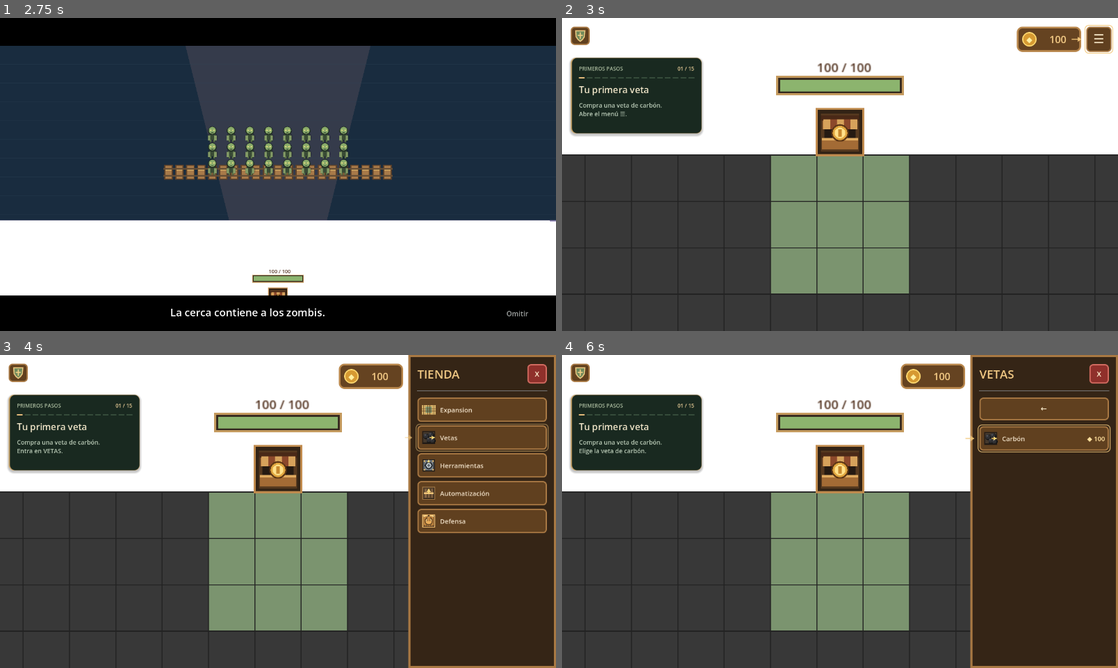
Above: before the commit, frames 1-4 (two rows, left to right).
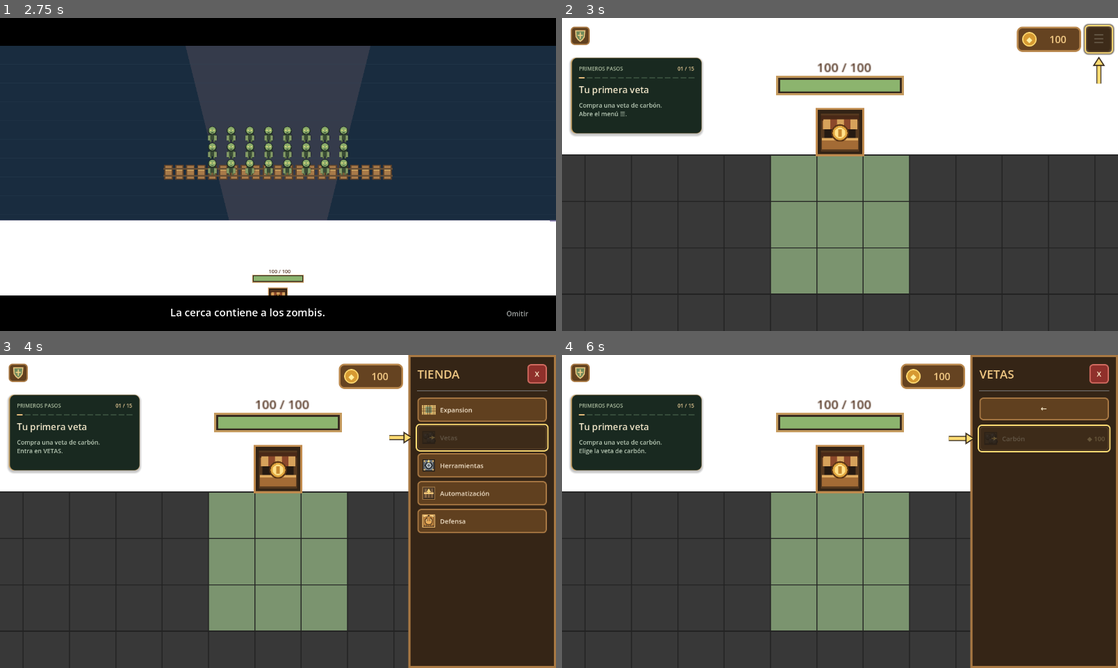
Above: after the commit, the same moments.

Repository: Therix13/MinerZombier
Game: Godot game, scene res://main.tscn
The game is run twice, just before and just after one commit, with the same random seed, the same clock (stepped at 60 frames per second) and the same inputs.
Inputs (mouse positions are in pixels of both pictures, inside the frame that each line leads up to):
- Up to frame 1 (2.75 s): click "NUEVA PARTIDA" at 0.5 s; click "ACTIVAR CLIC AUTOMÁTICO" at 1.25 s; tap Enter at 2 s; move the mouse to (400, 158) at 2.02 s; tap Backspace at 2.1 s; click (400, 158) at 2.17 s
- Up to frame 2 (3 s): click "Omitir" at 2.75 s
- Up to frame 3 (4 s): click "☰" at 3.5 s
- Up to frame 4 (6 s): click (1045, 411) at 4.27 s; click "←" at 5 s; click (1045, 436) at 5.77 s

Frame 1 is identical in both runs. In frame 2, 0.6% of the frame differs, in the area x 91-100%, y 1-22%; in frame 3, 2.1%; in frame 4, 2.1%, in the area x 69-99%, y 22-32%.

Commit message:
Allow moving supplied blueprints and strengthen tutorial arrows

Diff:
--- a/Scripts/construction_manager.gd
+++ b/Scripts/construction_manager.gd
@@ -35,6 +35,22 @@
 func place(cell: Vector2i, item: String, direction: int, price: int) -> bool:
 	if not has_recipe(item) or not game.get_node("WorldInteractions").can_place_item(cell, item): return false
 	plans[cell] = {"item": item, "direction": posmod(direction, 4), "paid": maxi(price, 0), "delivered": {}}
+	changed.emit()
+	return true
+
+func can_move(source: Vector2i, destination: Vector2i) -> bool:
+	if not plans.has(source) or game.get("cycle").is_night or not game.get_node("WorldInteractions").phase_allows(): return false
+	return source == destination or game.get_node("WorldInteractions").can_place_item(destination,str(plans[source]["item"]))
+
+func move_plan(source: Vector2i, destination: Vector2i, direction: int = -1) -> bool:
+	if not can_move(source,destination): return false
+	var data: Dictionary = plans[source]
+	plans.erase(source)
+	if direction >= 0: data["direction"] = posmod(direction,4)
+	plans[destination] = data
+	var inspector: Node = game.get_node_or_null("ToolInspector")
+	if inspector != null and inspector.kind == "blueprint" and inspector.cell == source:
+		inspector.cell = destination
 	changed.emit()
 	return true
 
@@ -84,33 +100,42 @@
 	changed.emit()
 	return true
 
+func _process(_delta: float) -> void:
+	if game != null and game.get("dragging_object") and game.get("held_object_type") == "blueprint": queue_redraw()
+
 func _draw() -> void:
 	if game == null: return
 	var grid: RefCounted = game.get("grid")
+	var dragging: bool = game.get("dragging_object") and game.get("held_object_type") == "blueprint"
+	var held: Vector2i = game.get("held_object_cell")
 	for cell: Vector2i in plans:
-		var rect: Rect2 = grid.get_cell_rect(cell).grow(-2)
-		var center: Vector2 = rect.get_center()
-		draw_rect(rect, Color("#224b7099"))
-		draw_rect(rect, Color("#8ed7fa"), false, 1.5)
-		for offset in [-10, 0, 10]:
-			draw_line(center + Vector2(-20, offset), center + Vector2(20, offset), Color("#84cbf33a"), 1)
-			draw_line(center + Vector2(offset, -20), center + Vector2(offset, 20), Color("#84cbf33a"), 1)
-		var item: String = plans[cell]["item"]
-		var direction: int = int(plans[cell]["direction"])
-		var key: String = "%s:%d" % [item, direction]
-		if item == "furnace": key = "furnace:%d:0" % direction
-		elif item in ["straight", "corner_right", "corner_left", "junction"]: key = "belt:%s:%d" % [item,direction]
-		if item == "launcher":
-			game.get("renderer").draw_launcher_on(self, center, {"ammo": []}, true)
-			draw_rect(rect,Color("#4d9bde88"))
-		elif item == "saw":
-			preload("res://Scripts/saw_manager.gd").draw_machine(self,center,{"direction":direction})
-			draw_rect(rect,Color("#4d9bde88"))
-		elif ArtAtlas.prepare() and ArtAtlas.regions.has(key):
-			draw_texture_rect_region(ArtAtlas.texture, Rect2(center - Vector2(28,28), Vector2(56,56)), ArtAtlas.regions[key], Color(0.55,0.8,1,0.65))
-		var total: int = 0
-		var delivered: int = 0
-		for material: String in RECIPES[item]:
-			total += int(RECIPES[item][material])
-			delivered += int(plans[cell]["delivered"].get(material, 0))
-		draw_string(ThemeDB.fallback_font, center + Vector2(-12, 19), "%d/%d" % [delivered, total], HORIZONTAL_ALIGNMENT_LEFT, -1, 10, Color("#c4edff"))
+		if dragging and cell == held: continue
+		draw_plan(grid.get_cell_rect(cell).get_center(),plans[cell])
+	if dragging and plans.has(held): draw_plan(game.get("drag_world_position"),plans[held])
+
+func draw_plan(center: Vector2, data: Dictionary) -> void:
+	var rect := Rect2(center - Vector2(22,22),Vector2(44,44))
+	draw_rect(rect, Color("#224b7099"))
+	draw_rect(rect, Color("#8ed7fa"), false, 1.5)
+	for offset in [-10, 0, 10]:
+		draw_line(center + Vector2(-20, offset), center + Vector2(20, offset), Color("#84cbf33a"), 1)
+		draw_line(center + Vector2(offset, -20), center + Vector2(offset, 20), Color("#84cbf33a"), 1)
+	var item: String = data["item"]
+	var direction: int = int(data["direction"])
+	var key: String = "%s:%d" % [item, direction]
+	if item == "furnace": key = "furnace:%d:0" % direction
+	elif item in ["straight", "corner_right", "corner_left", "junction"]: key = "belt:%s:%d" % [item,direction]
+	if item == "launcher":
+		game.get("renderer").draw_launcher_on(self, center, {"ammo": []}, true)
+		draw_rect(rect,Color("#4d9bde88"))
+	elif item == "saw":
+		preload("res://Scripts/saw_manager.gd").draw_machine(self,center,{"direction":direction})
+		draw_rect(rect,Color("#4d9bde88"))
+	elif ArtAtlas.prepare() and ArtAtlas.regions.has(key):
+		draw_texture_rect_region(ArtAtlas.texture, Rect2(center - Vector2(28,28), Vector2(56,56)), ArtAtlas.regions[key], Color(0.55,0.8,1,0.65))
+	var total: int = 0
+	var delivered: int = 0
+	for material: String in RECIPES[item]:
+		total += int(RECIPES[item][material])
+		delivered += int(data["delivered"].get(material, 0))
+	draw_string(ThemeDB.fallback_font, center + Vector2(-12, 19), "%d/%d" % [delivered, total], HORIZONTAL_ALIGNMENT_LEFT, -1, 10, Color("#c4edff"))
--- a/Scripts/tutorial_guide.gd
+++ b/Scripts/tutorial_guide.gd
@@ -210,10 +210,7 @@
 		var destination: Vector2 = cycle.grid.get_cell_rect(cells[1]).get_center()
 		var direction: Vector2 = (destination - source).normalized()
 		var end: Vector2 = destination - direction * 15.0
-		var color := Color(0.94, 0.78, 0.47, glow)
-		draw_line(source + direction * 15.0, end, color, 1.5, true)
-		draw_line(end, end - direction.rotated(0.55) * 8.0, color, 1.5, true)
-		draw_line(end, end - direction.rotated(-0.55) * 8.0, color, 1.5, true)
+		GuidePointer.draw_arrow(self,source + direction * 12.0,end,Color("#ffdc73"),3.5,10.0)
 
 func draw_mining_click(cell: Vector2i) -> void:
 	var rect: Rect2 = cycle.grid.get_cell_rect(cell)
@@ -238,17 +235,36 @@
 		mouse_filter = Control.MOUSE_FILTER_IGNORE
 		z_index = 100
 		outline.bg_color = Color.TRANSPARENT
-		outline.set_border_width_all(2)
+		outline.set_border_width_all(3)
+		outline.shadow_color = Color("#302417bb")
+		outline.shadow_size = 4
 		outline.set_corner_radius_all(9)
 
 	func _draw() -> void:
 		if not is_instance_valid(target) or not target.is_visible_in_tree(): return
 		var transform: Transform2D = get_global_transform_with_canvas().affine_inverse() * target.get_global_transform_with_canvas()
 		var rect: Rect2 = (transform * Rect2(Vector2.ZERO, target.size)).grow(4.0)
-		var color := Color(0.95, 0.78, 0.47, 0.75 + 0.25 * sin(pulse * 4.0))
+		var color := Color("#ffdc73")
 		outline.border_color = color
 		draw_style_box(outline, rect)
-		var tip := Vector2(rect.position.x - 7.0, rect.get_center().y)
-		var tail: Vector2 = tip - Vector2(20.0 + 3.0 * sin(pulse * 4.0), 0)
-		draw_line(tail, tip - Vector2(4, 0), color, 2.0, true)
-		draw_colored_polygon(PackedVector2Array([tip, tip - Vector2(9, 6), tip - Vector2(9, -6)]), color)
+		var travel: float = 56.0 + 5.0 * sin(pulse * 4.0)
+		var tip := Vector2(rect.position.x - 9.0,rect.get_center().y)
+		var tail: Vector2 = tip - Vector2(travel,0)
+		# Header buttons get an upward arrow below them, clear of the money counter.
+		if rect.position.y < 95 and rect.size.y < 90:
+			tip = Vector2(rect.get_center().x,rect.end.y + 9)
+			tail = tip + Vector2(0,travel)
+		draw_arrow(self,tail,tip,color,7.0,18.0)
+
+	static func draw_arrow(canvas: CanvasItem, tail: Vector2, tip: Vector2, color: Color, width: float, head_size: float) -> void:
+		var distance: float = tail.distance_to(tip)
+		if distance < 1: return
+		var direction: Vector2 = (tip-tail) / distance
+		var head: float = minf(head_size,distance * 0.55)
+		var base: Vector2 = tip - direction * head
+		var side: Vector2 = direction.orthogonal() * head * 0.65
+		var dark := Color("#302417")
+		canvas.draw_line(tail,base,dark,width+4,true)
+		canvas.draw_line(tail,base,color,width,true)
+		canvas.draw_colored_polygon(PackedVector2Array([tip,base+side,base-side]),color)
+		canvas.draw_polyline(PackedVector2Array([tip,base+side,base-side,tip]),dark,2.5,true)
--- a/Scripts/world_interactions.gd
+++ b/Scripts/world_interactions.gd
@@ -83,6 +83,7 @@
 	if not phase_allows() or (not grid.owned_tiles.has(source) and not grid.defense_tiles.has(source)) or not has_kind(source, kind) or not game.get("cycle").allows_interaction(kind, source, destination, true):
 		return false
 	if destination == grid.sale_cell and kind != "nugget": return can_sell(kind, source)
+	if kind == "blueprint": return game.get_node("Construction").can_move(source,destination)
 	if game.get_node("Construction").plans.has(source): return false
 	if game.get_node("Construction").plans.has(destination):
 		return kind == "nugget" and game.get_node("Construction").can_receive(destination, game.get("mining").nugget_type(source))
@@ -195,6 +196,7 @@
 func drop(kind: String, source: Vector2i, destination: Vector2i, direction: int = -1) -> bool:
 	if not can_drop(kind, source, destination):
 		return false
+	if kind == "blueprint": return game.get_node("Construction").move_plan(source,destination,direction)
 	if destination == grid.sale_cell and kind != "nugget": return sell(kind, source)
 	var mining: RefCounted = game.get("mining")
 	var launchers: RefCounted = game.get("launchers")
@@ -273,6 +275,7 @@
 	game.redraw_world()
 	game.get_node("Compactors").queue_redraw()
 	game.get_node("Furnaces").queue_redraw()
+	game.get_node("Construction").queue_redraw()
 
 func placement_active() -> bool:
 	return placing_saw or placing_iron or placing_gold or placing_furnace or not placing_resource.is_empty() or game.get("placing_coal") or game.get("placing_brass") or game.get("placing_belt") or game.get("placing_drill") or game.get("placing_launcher") or game.get_node("Compactors").placing
@@ -533,6 +536,6 @@
 		game.set("placement_direction", int(data["belt"]["direction"]))
 	elif kind == "drill":
 		game.set("placement_direction", int(data["drill"]))
-	elif kind in ["compactor", "furnace", "saw"]:
+	elif kind in ["compactor", "furnace", "saw", "blueprint"]:
 		game.set("placement_direction", int(data[kind].get("direction", 0)))
 	get_viewport().set_input_as_handled()
--- /dev/null
+++ b/tests/blueprint_move.gd
@@ -0,0 +1,63 @@
+extends "res://tests/interactions.gd"
+
+func run_checks() -> void:
+	root.show()
+	game = load("res://main.tscn").instantiate()
+	root.add_child(game)
+	current_scene = game
+	await settle()
+	game.display_settings.resolution = Vector2i(1280,720)
+	game.display_settings.window_mode = 0
+	game.display_settings.apply_display(false)
+	game.cycle.skip_tutorial()
+	game.grid.expand()
+	game.grid.purchase_defense_platforms()
+	mover = game.get_node("WorldInteractions")
+	var construction: Node = game.get_node("Construction")
+	var a := Vector2i(15,1)
+	var b := Vector2i(16,2)
+	var blocked := Vector2i(14,2)
+	var money: int = game.economy.coins
+	for item: String in construction.RECIPES:
+		clear_items()
+		construction.place(a,item,2,350)
+		var initial: Dictionary = construction.plans[a].duplicate(true)
+		check(mover.can_drop("blueprint",a,b) and mover.drop("blueprint",a,b),"Blueprint moves to an empty valid tile: " + item)
+		check(not construction.plans.has(a) and construction.plans[b] == initial and game.economy.coins == money,"Moving preserves recipe, direction and paid value without charging again: " + item)
+		check(not mover.drop("blueprint",b,Vector2i(0,0)) and not mover.drop("blueprint",b,game.grid.sale_cell),"Invalid terrain and the chest cannot consume a blueprint: " + item)
+		game.mining.place_vein(blocked,1)
+		check(not mover.drop("blueprint",b,blocked) and construction.plans[b] == initial,"Occupied destinations leave the plan unchanged: " + item)
+	clear_items()
+	construction.place(a,"furnace",2,350)
+	construction.receive(a,"coal_4")
+	var partial: Dictionary = construction.plans[a].duplicate(true)
+	var inspector: Node = game.get_node("ToolInspector")
+	inspector.open_tool("blueprint",a)
+	await drag(a,b)
+	check(not construction.plans.has(a) and construction.plans.get(b,{}) == partial,"Dragging with real mouse events moves a partially supplied furnace")
+	check(inspector.cell == b and inspector.is_open(),"The open content panel follows the relocated plan")
+	check(game.economy.coins == money and construction.can_receive(b,"coal_4"),"Delivered coal remains stored and only the missing coal is requested")
+	var saves: Node = game.get_node("SaveGame")
+	var state: Dictionary = saves.snapshot()
+	check(saves.restore_snapshot(state) and construction.plans[b] == partial,"Saving and restoring preserves the new position and delivered ingredients")
+	game.cycle.is_night = true
+	check(not mover.drop("blueprint",b,a) and not construction.move_plan(b,a),"Blueprints retain the normal restriction against building changes during a wave")
+	game.cycle.is_night = false
+	check(construction.receive(b,"coal_4") and game.get_node("Furnaces").machines.has(b) and not game.get_node("Furnaces").machines.has(a),"The remaining material constructs the furnace at its new tile")
+	clear_items()
+	construction.place(a,"launcher",1,200)
+	construction.receive(a,"brass_ingot_3")
+	var platform: Vector2i = game.grid.defense_cell("left")
+	check(mover.drop("blueprint",a,platform) and construction.plans[platform]["delivered"] == {"brass_ingot_3":1},"A launcher blueprint can move onto its defense platform with its ingot")
+	check(construction.receive(platform,"brass_ingot") and game.launchers.launchers.has(platform),"The relocated launcher activates after its last ingredient arrives")
+	clear_items()
+	construction.place(a,"furnace",0,350)
+	check(not mover.drop("blueprint",a,platform),"A furnace blueprint cannot be moved onto a weapon-only platform")
+	construction.receive(a,"coal_4")
+	mover.drop("blueprint",a,b)
+	check(construction.cancel(b) and game.economy.coins == money+350 and game.mining.nugget_type(b) == "coal_4","Canceling a moved blueprint refunds its original payment and material exactly once")
+	check(not construction.cancel(b) and game.economy.coins == money+350,"Repeated cancellation cannot duplicate a moved plan's refund")
+	game.queue_free()
+	await process_frame
+	print("RESULT: %d passed, %d failed; movable blueprints" % [passed,failed])
+	quit(1 if failed else 0)
